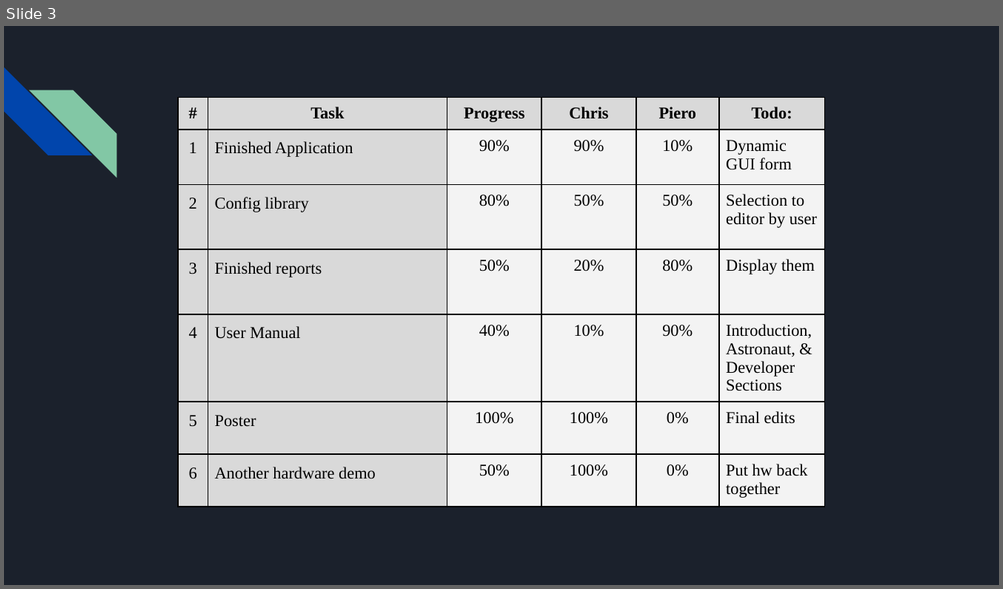
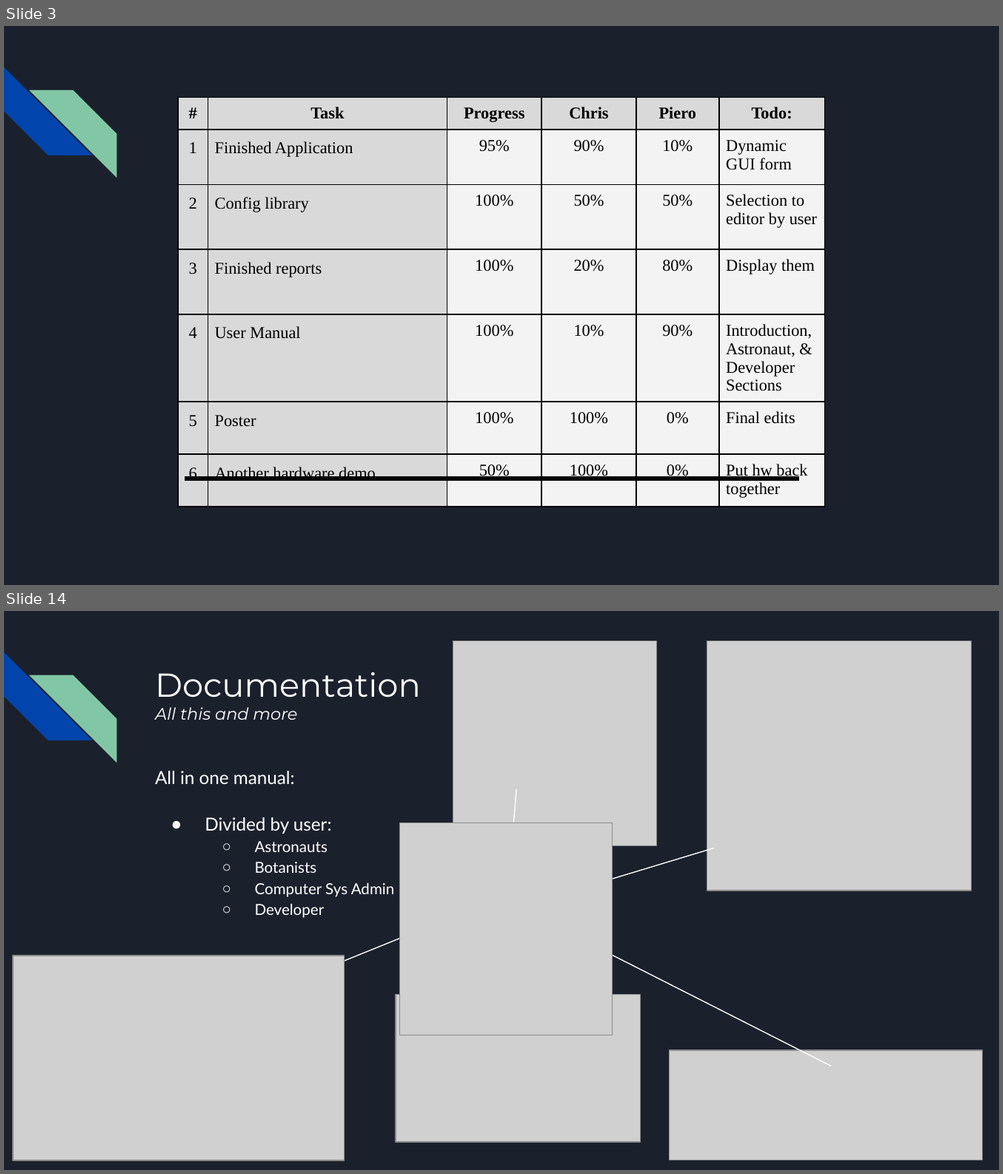
Before and after one commit to killsap/automated-multi-cycle-farming-in-space-website, a slide deck: docs/Milestone6Presentation.pptx. Shown one above the other, each under a label of ours: slide 3 before the commit, slides 3 and 14 after it; the slides between them are not shown. The pictures are 1003x589 and 1003x1174 pixels, drawn with LibreOffice and Linux fonts; fonts in the diff are those of the drawing; grey boxes stand for pictures. Boxes give left, top, right and bottom in pixels: in the first picture for what was removed or moved away, otherwise in the second. Text is boxed around its words. In the diff, an @@ line names an element or a change of style, - is before the commit and + after.

```diff
--- a/docs/Milestone6Presentation.pptx
+++ b/docs/Milestone6Presentation.pptx
@@ slide 14 added at [4,611,999,1170], background #1B212C; not listed: 2 template elements that a slide beside it also shows @@
@@ picture added at [452,641,655,846] @@
@@ picture added at [707,641,970,891] @@
@@ title added at [155,672,421,720], 12 pt, text #FFFFFF, italic @@
+Documentation
+All this and more
@@ text added at [155,771,395,918], 11 pt, text #FFFFFF @@
+All in one manual:
+● Divided by user:
+  ○ Astronauts
+  ○ Botanists
+  ○ Computer Sys Admin
+  ○ Developer
@@ line added from (507, 894) to (516, 789), #FFFFFF 0.75 pt @@
@@ picture added at [400,823,613,1036] @@
@@ line added from (548, 898) to (713, 849), #FFFFFF 0.75 pt @@
@@ line added from (341, 962) to (467, 911), #FFFFFF 0.75 pt @@
@@ line added from (550, 923) to (831, 1067), #FFFFFF 0.75 pt @@
@@ picture added at [13,956,344,1161] @@
@@ picture added at [396,995,640,1143] @@
@@ picture added at [669,1051,982,1161] @@
@@ slide 3 changed as well @@
@@ table at [178,98,823,501] @@
-row 2, column 3: 90%
+row 2, column 3: 95%
-row 3, column 3: 80%
+row 3, column 3: 100%
-row 4, column 3: 50%
+row 4, column 3: 100%
-row 5, column 3: 40%
+row 5, column 3: 100%
@@ line added from (185, 479) to (799, 479), #000000 3 pt @@
```
Also in this commit, not shown: 1 other slide changed, 14 other slides added, 6 slides removed.
